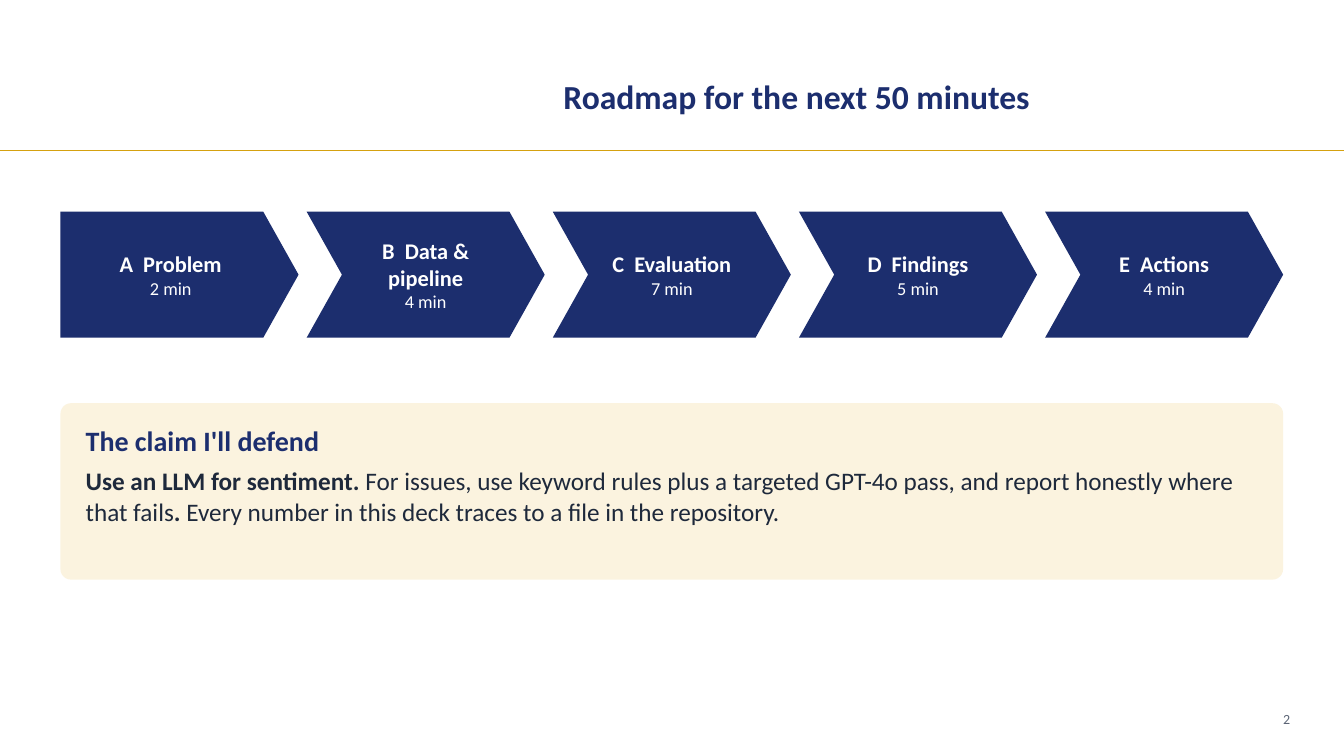
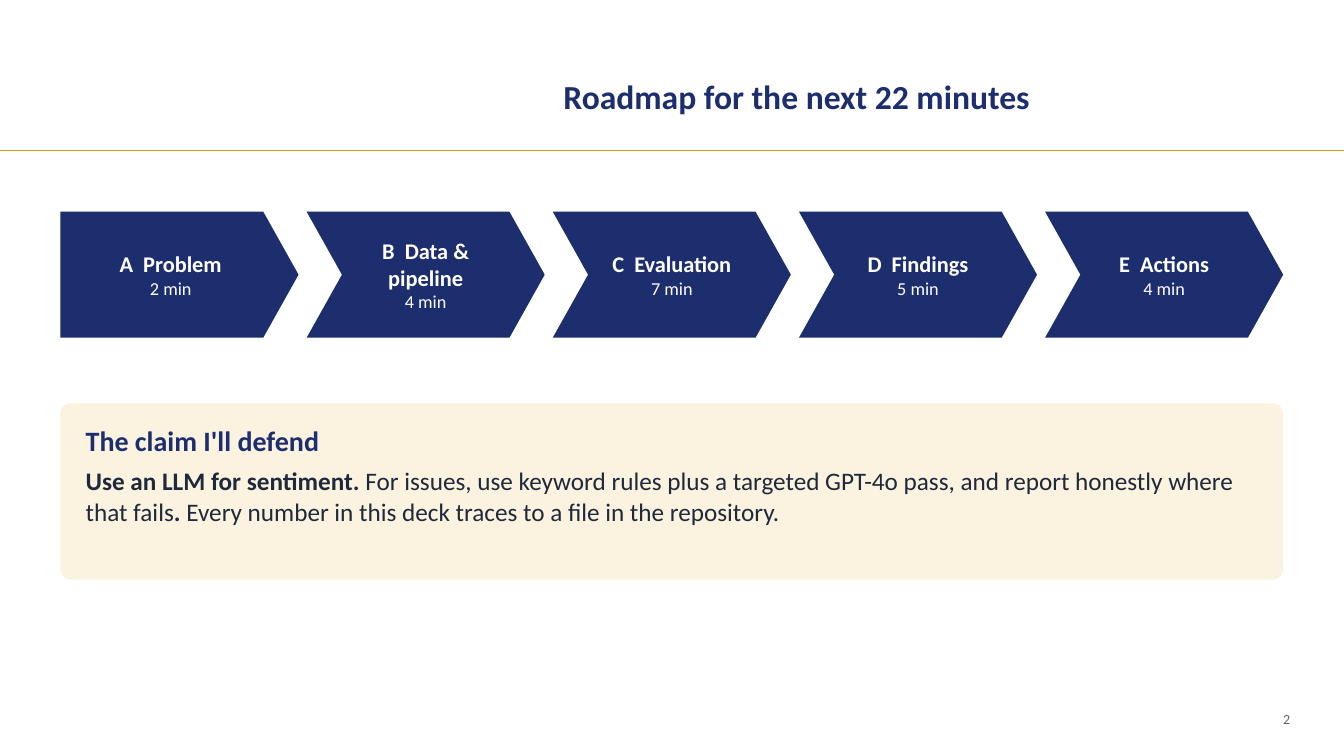
Before and after one commit to LizLicense/Public-Sentiment-Analysis-LLM-powered-Issue-Extraction, a slide deck: slide 2 of presentation/capstone_walkthrough_merged.pptx. Drawn at 1344x756 pixels with LibreOffice and Linux fonts; fonts in the diff are those of the drawing; background and template pictures are left out. Boxes give left, top, right and bottom in pixels: in the first picture for what was removed or moved away, otherwise in the second. Text is boxed around its words. In the diff, an @@ line names an element or a change of style, - is before the commit and + after.

```diff
--- a/presentation/capstone_walkthrough_merged.pptx
+++ b/presentation/capstone_walkthrough_merged.pptx
@@ text at (563,85,1029,115): text changed @@
-Roadmap for the next 50 minutes
+Roadmap for the next 22 minutes
```
Also in this commit, not shown: 30 other slides changed, 1 other file.
